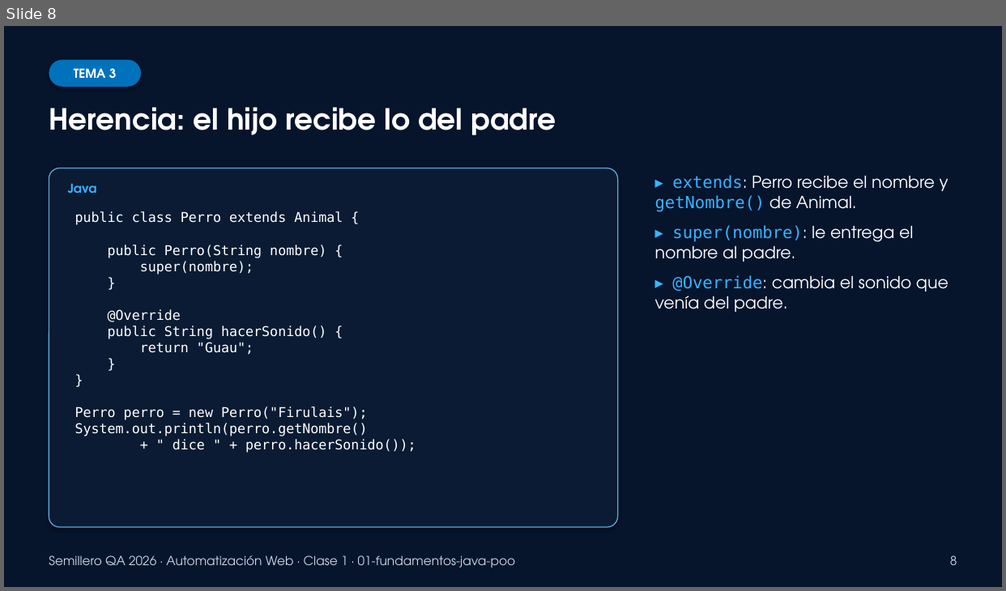
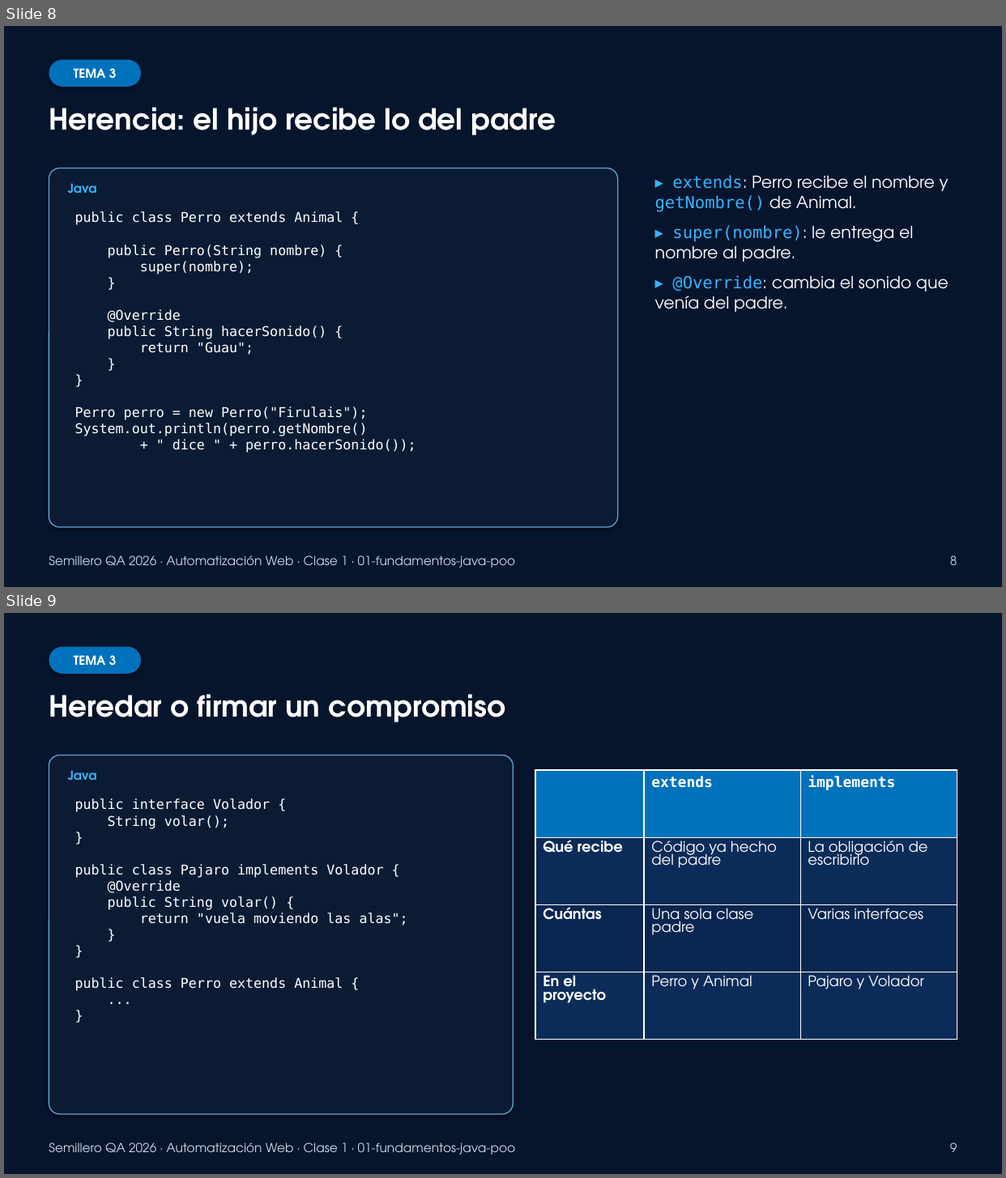
Before and after one commit to dzapbeta/semillero2026, a slide deck: material-de-apoyo/Clase1_Presentacion_Java_POO.pptx. Shown one above the other, each under a label of ours: slide 8 before the commit, slides 8 and 9 after it. The pictures are 1006x591 and 1006x1178 pixels, drawn with LibreOffice and Linux fonts; fonts in the diff are those of the drawing. Boxes give left, top, right and bottom in pixels: in the first picture for what was removed or moved away, otherwise in the second. Text is boxed around its words. In the diff, an @@ line names an element or a change of style, - is before the commit and + after.

```diff
--- a/material-de-apoyo/Clase1_Presentacion_Java_POO.pptx
+++ b/material-de-apoyo/Clase1_Presentacion_Java_POO.pptx
@@ slide 9 added at (x1=4, y1=613, x2=1002, y2=1174), background #06142C @@
@@ rounded rectangle added at (x1=49, y1=647, x2=141, y2=674), fill #0072BC, 12 pt, text #FFFFFF, bold @@
+TEMA 3
@@ text added at (x1=49, y1=694, x2=506, y2=722), 28 pt, text #FFFFFF, bold @@
+Heredar o firmar un compromiso
@@ rounded rectangle added at (x1=49, y1=756, x2=513, y2=1114), fill #0A1B33, outline #5EA7D8 1 pt @@
@@ text added at (x1=68, y1=770, x2=97, y2=780), 12 pt, text #36B5FF, bold @@
+Java
@@ table added at (x1=535, y1=770, x2=957, y2=1040), 4 rows, 3 columns @@
+ | extends | implements
+Qué recibe | Código ya hecho del padre | La obligación de escribirlo
+Cuántas | Una sola clase padre | Varias interfaces
+En el proyecto | Perro y Animal | Pajaro y Volador
@@ text added at (x1=75, y1=798, x2=408, y2=991), 13 pt, text #FFFFFF @@
+public interface Volador {
+String volar();
+}
+public class Pajaro implements Volador {
+@Override
+public String volar() {
+return "vuela moviendo las alas";
+}
+}
+public class Perro extends Animal {
+...
+}
@@ text added at (x1=49, y1=1143, x2=516, y2=1155), 12 pt, text #C9D6E3 @@
+Semillero QA 2026 · Automatización Web · Clase 1 · 01-fundamentos-java-poo
@@ text added at (x1=950, y1=1143, x2=957, y2=1152), 12 pt, text #C9D6E3 @@
+9
```
Also in this commit, not shown: 3 slides changed, 9 other files.
